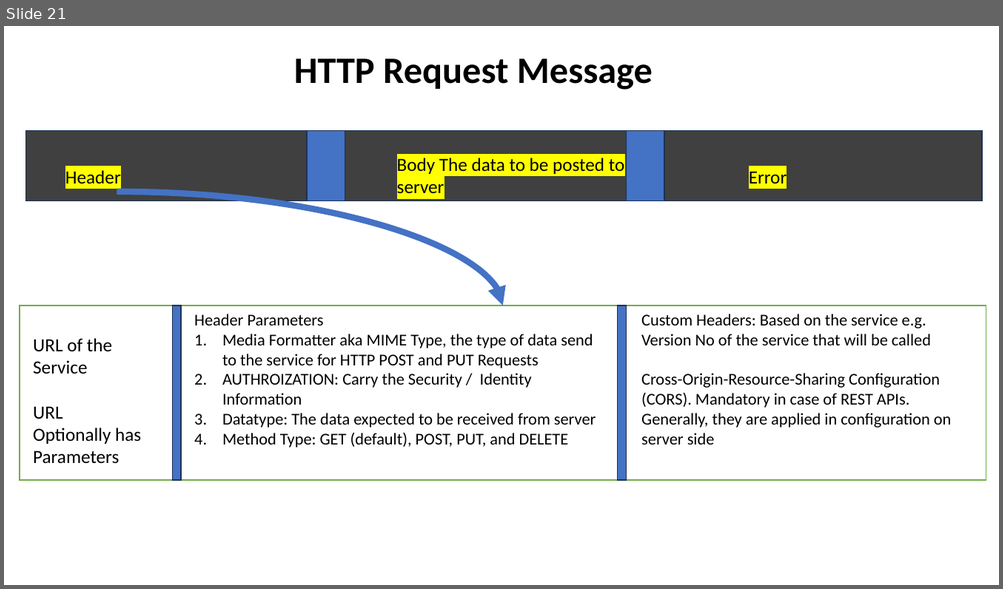
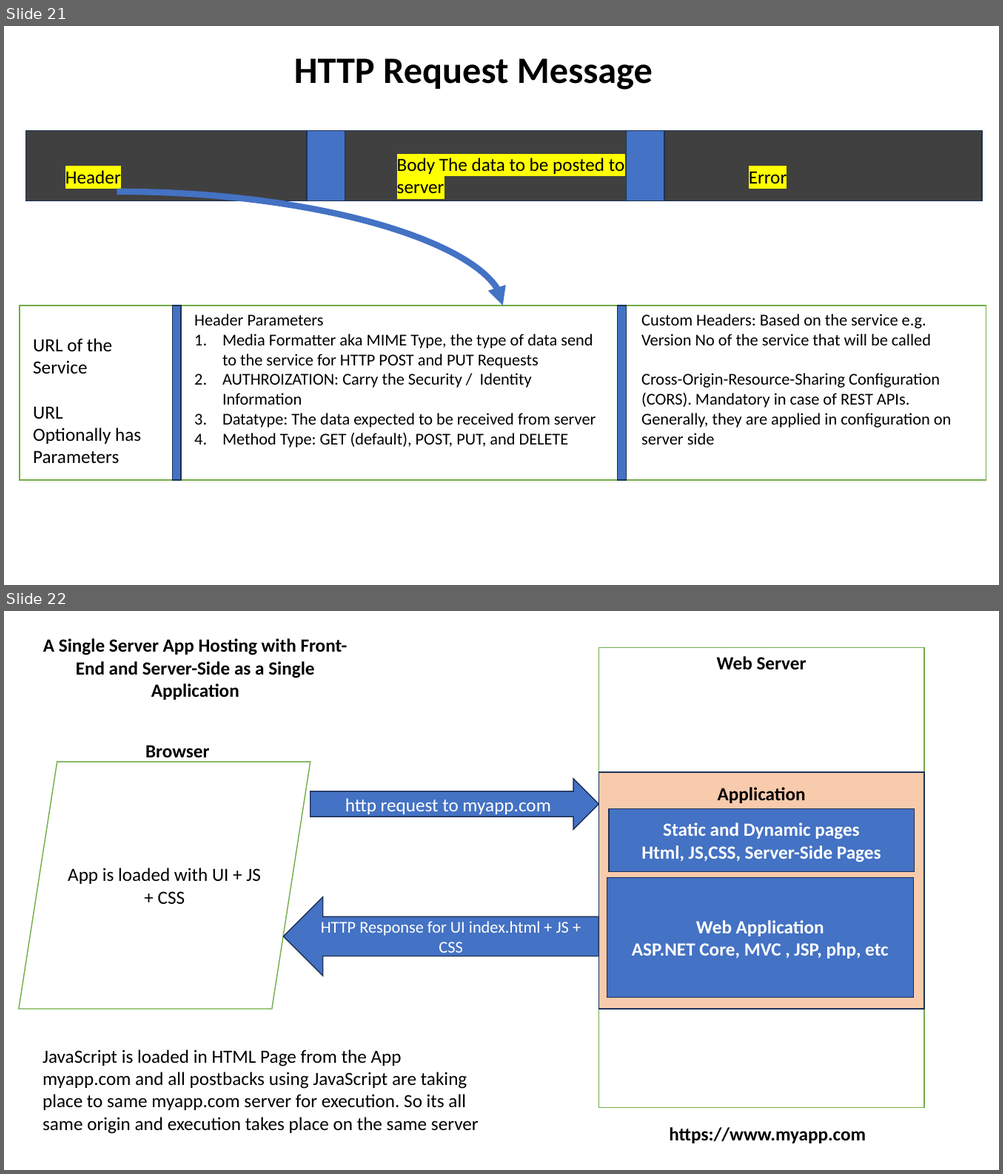
Before and after one commit to maheshsabnis/ugam, a slide deck: Training_Presentetions.pptx. Shown one above the other, each under a label of ours: slide 21 before the commit, slides 21 and 22 after it. The pictures are 1003x589 and 1003x1174 pixels, drawn with LibreOffice and Linux fonts; fonts in the diff are those of the drawing. Boxes give left, top, right and bottom in pixels: in the first picture for what was removed or moved away, otherwise in the second. Text is boxed around its words. In the diff, an @@ line names an element or a change of style, - is before the commit and + after.

```diff
--- a/Training_Presentetions.pptx
+++ b/Training_Presentetions.pptx
@@ slide 22 added at (4, 611, 999, 1170), background #FFFFFF @@
@@ text added at (43, 638, 347, 700), 18 pt, text #000000, bold @@
+A Single Server App Hosting with Front-End and Server-Side as a Single Application
@@ rectangle added at (599, 647, 924, 1108), fill #FFFFFF, outline #70AD47 1 pt @@
@@ text added at (717, 656, 806, 670), 18 pt, text #000000, bold @@
+Web Server
@@ parallelogram added at (19, 762, 310, 1008), fill #FFFFFF, outline #70AD47 1 pt, 18 pt, text #000000 @@
+App is loaded with UI + JS + CSS
@@ text added at (145, 745, 210, 763), 18 pt, text #000000, bold @@
+Browser
@@ right arrow added at (310, 779, 599, 829), fill #4472C4, outline #1E3256 1 pt, 18 pt, text #FFFFFF @@
+http request to myapp.com
@@ rectangle added at (599, 772, 924, 1008), fill #F8CBAD, outline #1E3256 1 pt @@
@@ text added at (717, 787, 805, 803), 18 pt, text #000000, bold @@
+Application
@@ rectangle added at (609, 809, 913, 872), fill #4472C4, outline #1E3256 1 pt, 18 pt, text #FFFFFF, bold @@
+Static and Dynamic pages
+Html, JS,CSS, Server-Side Pages
@@ left arrow added at (283, 897, 599, 977), fill #4472C4, outline #1E3256 1 pt, 16 pt, text #FFFFFF @@
+HTTP Response for UI index.html + JS + CSS
@@ rectangle added at (607, 878, 913, 998), fill #4472C4, outline #1E3256 1 pt, 18 pt, text #FFFFFF, bold @@
+Web Application
+ASP.NET Core, MVC , JSP, php, etc
@@ text added at (42, 1050, 478, 1134), 18 pt, text #000000 @@
+JavaScript is loaded in HTML Page from the App myapp.com and all postbacks using JavaScript are taking place to same myapp.com server for execution. So its all same origin and execution takes place on the same server
@@ text added at (669, 1128, 865, 1144), 18 pt, text #000000, bold @@
+https://www.myapp.com
```
Also in this commit, not shown: 1 other slide added, 3 other files.
